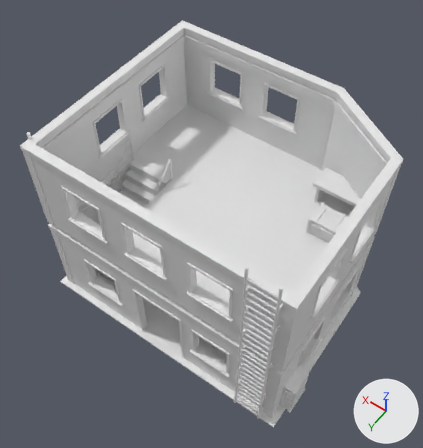
The OBJ model lobo-infinity-portal/public/assets/maps/ironveil-20261031-r1/laboratory-step-state-2.obj: old version first, new version second.
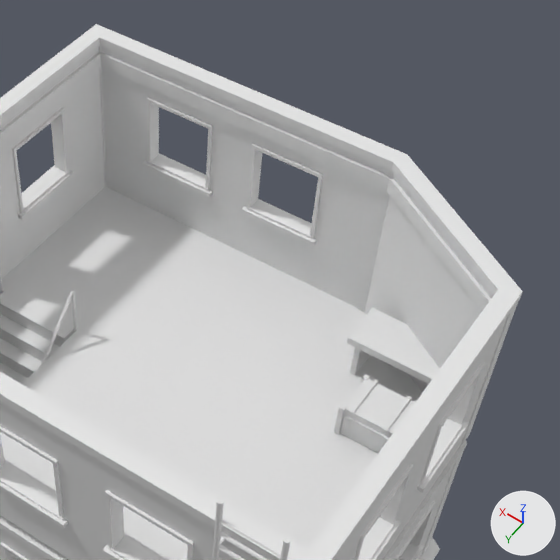
There are two pictures of each version: one whole from a camera (50 mm lens) standing at (-5.63, 8.55, 15.49) and looking at (0.06, 0.57, 2.95), one close up on the part from 31% to 100% of the width and 2% to 67% of the height. Lighting does not change. The marker at lower right points along +X, +Y and +Z. The older version's two pictures come first. Where no turn or scale is listed for an object, it has been applied to the vertices.

The first close-up shows 'laboratory-step-state-2'.
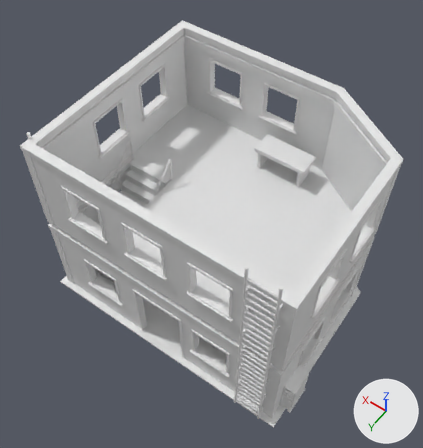
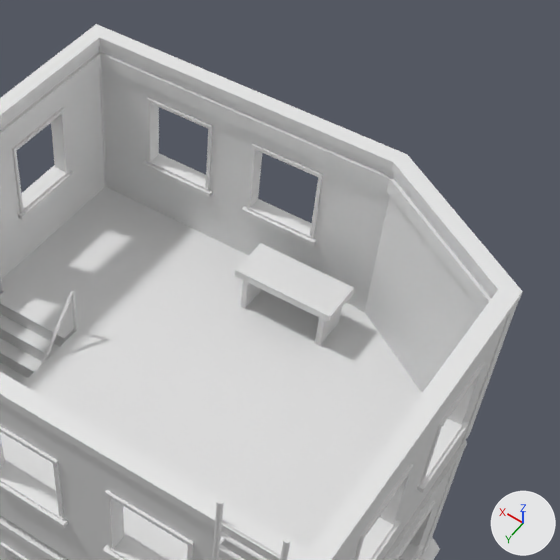
What differs and where, as boxes [x1, y1, x2, y2] in the close-ups (560 x 560 px; the box of a moved part takes in the faces that stretch with it):
part 1 of me_laboratory_step_state_2, moved or reshaped
    before: [347, 308, 440, 384]
    after: [235, 243, 354, 322]
part 2 of me_laboratory_step_state_2, moved or reshaped
    before: [350, 348, 370, 375]
    after: [241, 280, 262, 308]
part 3 of me_laboratory_step_state_2, moved or reshaped (not visible before)
    after: [315, 308, 342, 346]
part 4 of me_laboratory_step_state_2, deleted
    before: [334, 374, 415, 453]

The edits, one by one:
me_laboratory_step_state_2 is used by ob_laboratory_step_state_2; location (0.0, 0.0, 0.0).
me_laboratory_step_state_2 had 3322 vertices, 5704 faces and spanned x -4.03..3.88, y -3.28..3.34, z -0.07..6.53.
me_laboratory_step_state_2 now has 3114 vertices, 5392 faces and spans x -4.03..3.88, y -3.28..3.34, z -0.07..6.53.
me_laboratory_step_state_2 part 1: the loose piece of 8 vertices spanning x -3.3..-1.7, y -2.35..-1.65, z 3.62..3.74 is moved by (2.0, -0.2, 0.0).
me_laboratory_step_state_2 part 2: the loose piece of 8 vertices spanning x -1.89..-1.81, y -2.29..-1.71, z 2.99..3.65 is moved by (2.0, -0.2, 0.0).
me_laboratory_step_state_2 part 3: the loose piece of 8 vertices spanning x -3.19..-3.11, y -2.29..-1.71, z 2.99..3.65 is moved by (2.0, -0.2, 0.0).
me_laboratory_step_state_2 part 4: 26 loose pieces with 208 vertices, spanning x -3.04..-2.16, y -1.37..-0.63, z -0.01..3.56, are deleted.
Other edits to the shape of me_laboratory_step_state_2 do not show in these pictures.
